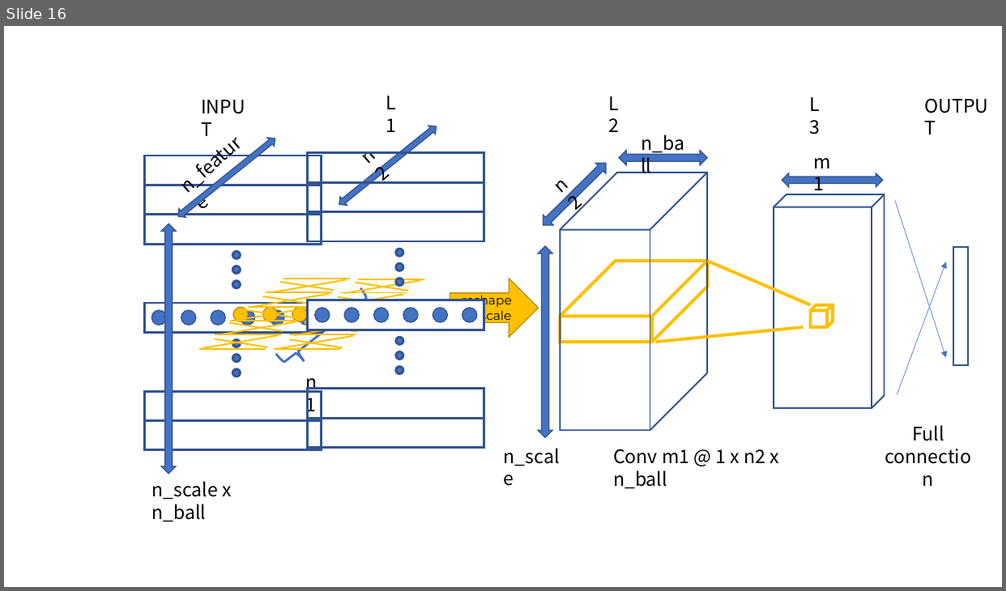
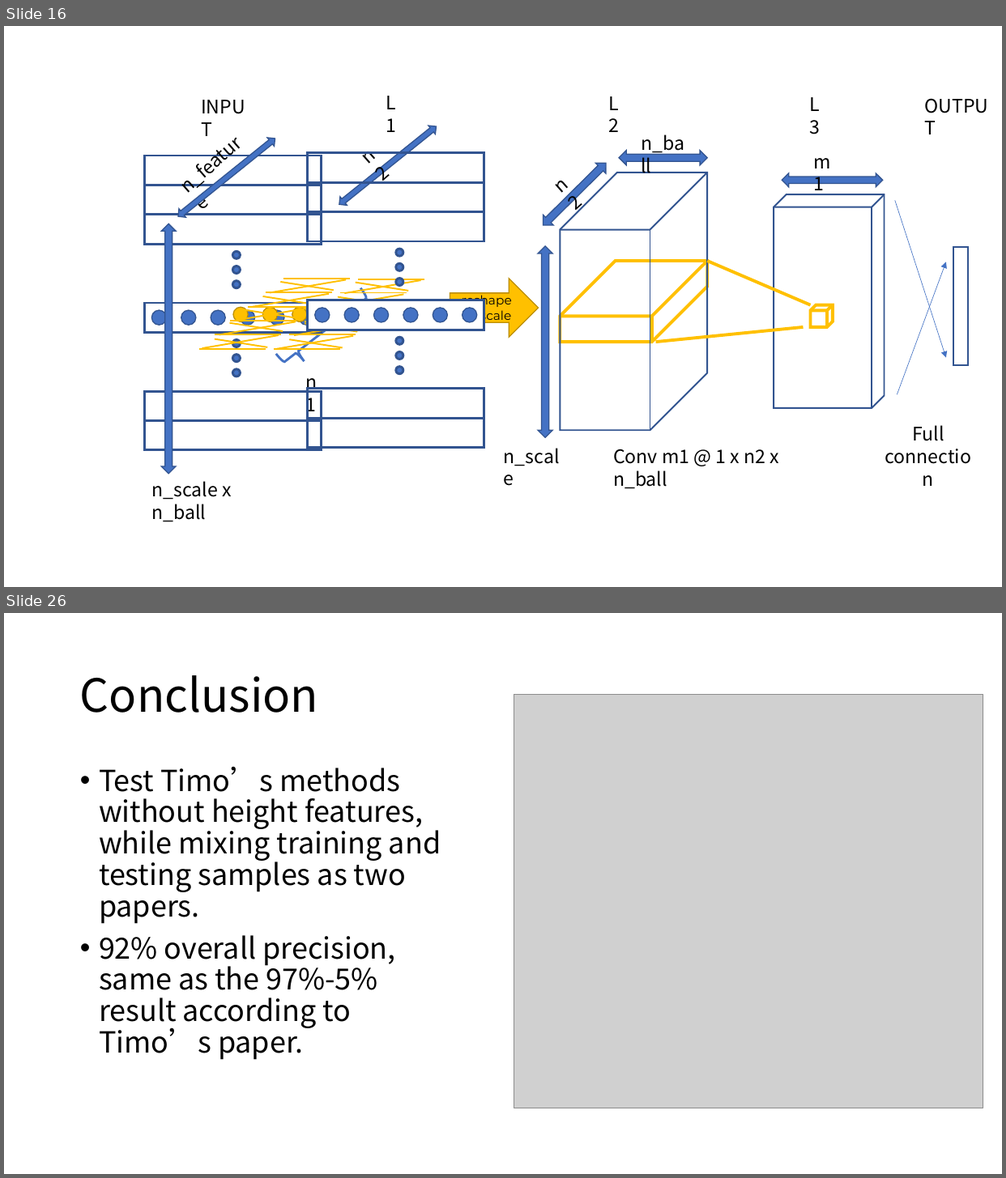
Before and after one commit to eglrp/nuage_de_points, a slide deck: projet/report.pptx. Shown one above the other, each under a label of ours: slide 16 before the commit, slides 16 and 26 after it; the slides between them are not shown. The pictures are 1006x591 and 1006x1178 pixels, drawn with LibreOffice and Linux fonts; fonts in the diff are those of the drawing; grey boxes stand for pictures. Boxes give left, top, right and bottom in pixels: in the first picture for what was removed or moved away, otherwise in the second. Text is boxed around its words. In the diff, an @@ line names an element or a change of style, - is before the commit and + after.

```diff
--- a/projet/report.pptx
+++ b/projet/report.pptx
@@ slide 26 added at <box>4,613,1002,1174</box>, background #FFFFFF @@
@@ title added at <box>80,675,318,713</box>, 44 pt, text #000000 @@
+Conclusion
@@ picture added at <box>514,694,983,1108</box> @@
@@ text added at <box>99,766,441,1060</box>, 28 pt, text #000000 @@
+• Test Timo’s methods without height features, while mixing training and testing samples as two papers.
+• 92% overall precision, same as the 97%-5% result according to Timo’s paper.
```
Also in this commit, not shown: 2 slides changed, 9 other slides added, 2 slides removed.
